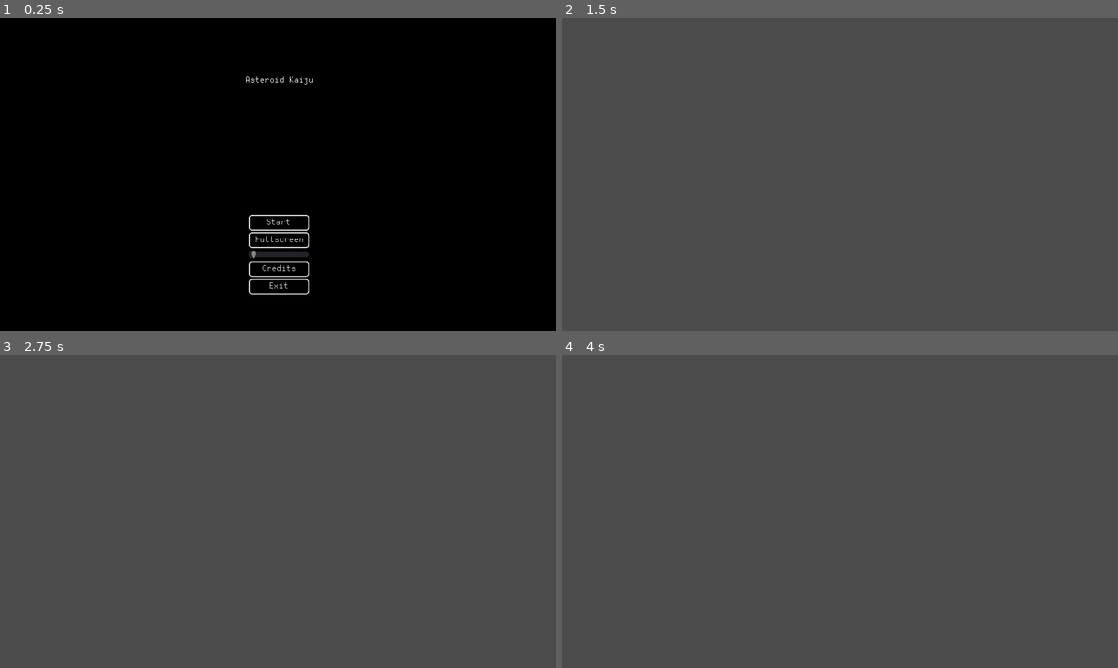
Above: before the commit, frames 1-4 (two rows, left to right).
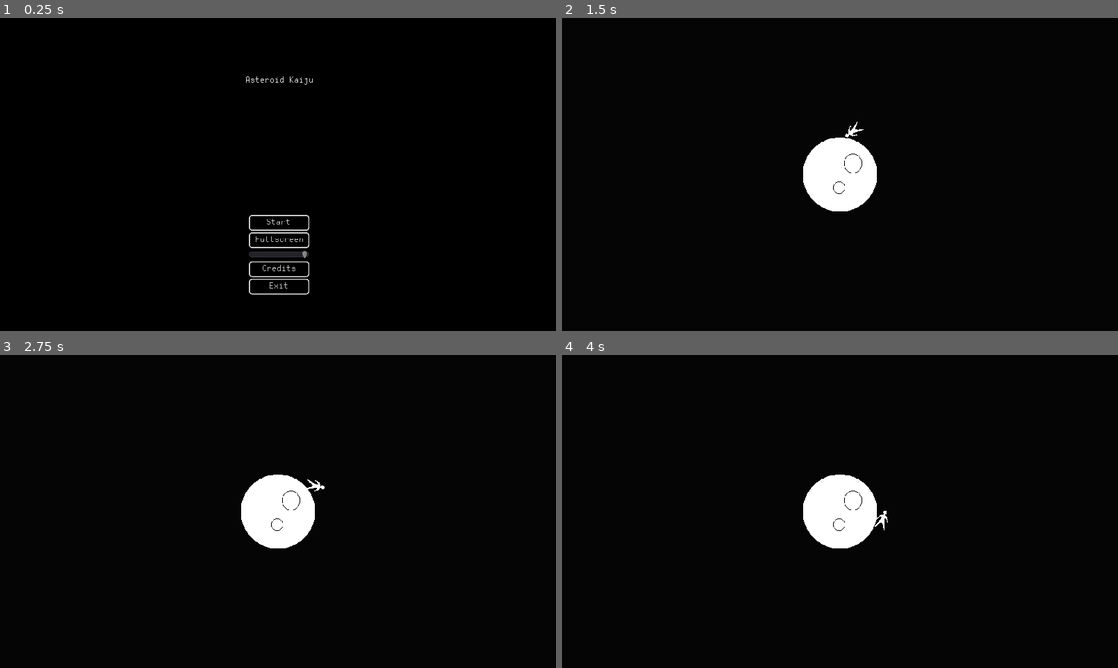
Above: after the commit, the same moments.

Repository: CorvatoCafeto/AsteroidKaiju
Game: Godot game, scene res://scenes/TitleSreen.tscn
Same seed, same stepped clock (60 frames per second), same inputs: the game is played once before the commit and once after it.
Inputs:
- Up to frame 1 (0.25 s): no input
- Up to frame 2 (1.5 s): click "Start" at 0.5 s
- Up to frame 3 (2.75 s): no input
- Up to frame 4 (4 s): no input

The runs differ from the first frame. In frame 1, less than 0.1% of the frame differs, in the area x 44-56%, y 74-77%; in frame 2, 100%, in the area x 0-100%, y 0-100%; in frame 3, 100%; in frame 4, 100%.

Commit message:
Concentric gravity field.

Diff:
--- /dev/null
+++ b/objects/Asteroid.tscn
@@ -0,0 +1,27 @@
+[gd_scene load_steps=4 format=2]
+
+[ext_resource path="res://textures/asteroid.png" type="Texture" id=1]
+
+[sub_resource type="CircleShape2D" id=1]
+radius = 64.8463
+
+[sub_resource type="CircleShape2D" id=2]
+radius = 90.9273
+
+[node name="Asteroid" type="StaticBody2D"]
+constant_linear_velocity = Vector2( 1, 1 )
+constant_angular_velocity = 1.0
+
+[node name="Sprite" type="Sprite" parent="."]
+texture = ExtResource( 1 )
+
+[node name="CollisionShape2D" type="CollisionShape2D" parent="."]
+shape = SubResource( 1 )
+
+[node name="Area2D" type="Area2D" parent="."]
+space_override = 3
+gravity_point = true
+gravity_vec = Vector2( 0, 0 )
+
+[node name="CollisionShape2D" type="CollisionShape2D" parent="Area2D"]
+shape = SubResource( 2 )
--- a/project.godot
+++ b/project.godot
@@ -29,6 +29,10 @@
 window/stretch/mode="2d"
 window/stretch/aspect="expand"
 
+[physics]
+
+2d/physics_engine="GodotPhysics"
+
 [rendering]
 
 environment/default_environment="res://default_env.tres"
--- a/scenes/GameWorld.tscn
+++ b/scenes/GameWorld.tscn
@@ -1,3 +1,23 @@
-[gd_scene format=2]
+[gd_scene load_steps=3 format=2]
+
+[ext_resource path="res://objects/Asteroid.tscn" type="PackedScene" id=1]
+[ext_resource path="res://scenes/Kaiju.tscn" type="PackedScene" id=2]
 
 [node name="GameWorld" type="Node2D"]
+
+[node name="StarsBackground" type="ColorRect" parent="."]
+anchor_right = 1.0
+anchor_bottom = 1.0
+margin_left = -480.0
+margin_top = -270.0
+margin_right = 480.0
+margin_bottom = 270.0
+color = Color( 0.0235294, 0.0235294, 0.0235294, 1 )
+
+[node name="Asteroid" parent="." instance=ExtResource( 1 )]
+
+[node name="Kaiju" parent="." instance=ExtResource( 2 )]
+position = Vector2( 0, -79.8402 )
+
+[node name="CurrentCamera" type="Camera2D" parent="."]
+current = true
--- /dev/null
+++ b/scenes/Kaiju.tscn
@@ -0,0 +1,23 @@
+[gd_scene load_steps=3 format=2]
+
+[ext_resource path="res://textures/Kaiju.png" type="Texture" id=1]
+
+[sub_resource type="CapsuleShape2D" id=1]
+radius = 9.14484
+height = 12.2349
+
+[node name="Kaiju" type="RigidBody2D"]
+sleeping = true
+
+[node name="Sprite" type="Sprite" parent="."]
+texture = ExtResource( 1 )
+
+[node name="Line2D" type="Line2D" parent="."]
+default_color = Color( 0.4, 0.501961, 1, 1 )
+texture_mode = 2132311292
+
+[node name="AnimationPlayer" type="AnimationPlayer" parent="."]
+
+[node name="CollisionShape2D" type="CollisionShape2D" parent="."]
+position = Vector2( -0.135277, 0.270554 )
+shape = SubResource( 1 )
--- a/scenes/TitleSreen.tscn
+++ b/scenes/TitleSreen.tscn
@@ -53,6 +53,7 @@
 margin_right = 100.0
 margin_bottom = 76.0
 max_value = 1.0
+value = 1.0
 script = ExtResource( 3 )
 
 [node name="CreditsButton" type="Button" parent="VBoxContainer"]
--- a/scenes/VolumeSlider.gd
+++ b/scenes/VolumeSlider.gd
@@ -4,7 +4,8 @@
 	min_value = 0.0001
 	step = 0.0001
 	max_value = 1
-	set_volume(max_value)
+	value = 1
+	set_volume(value)
 
 func set_volume(ratio : float):
 	ratio = clamp(ratio, 0, 1.0)
--- a/themes/Retro.tres
+++ b/themes/Retro.tres
@@ -12,7 +12,7 @@
 border_width_top = 2
 border_width_right = 2
 border_width_bottom = 2
-border_color = Color( 0.784314, 0.831373, 0.0470588, 1 )
+border_color = Color( 0.560784, 0.180392, 0.12549, 1 )
 corner_radius_top_left = 5
 corner_radius_top_right = 5
 corner_radius_bottom_right = 5
@@ -38,7 +38,7 @@
 content_margin_right = 10.0
 content_margin_top = 5.0
 content_margin_bottom = 5.0
-bg_color = Color( 0.478431, 0.419608, 0.0196078, 1 )
+bg_color = Color( 0.560784, 0.180392, 0.12549, 1 )
 border_width_left = 2
 border_width_top = 2
 border_width_right = 2
Binary file added: textures/Kaiju.png
Not shown, added: textures/Kaiju.png.import
Binary file added: textures/asteroid.png
Not shown, added: textures/asteroid.png.import
